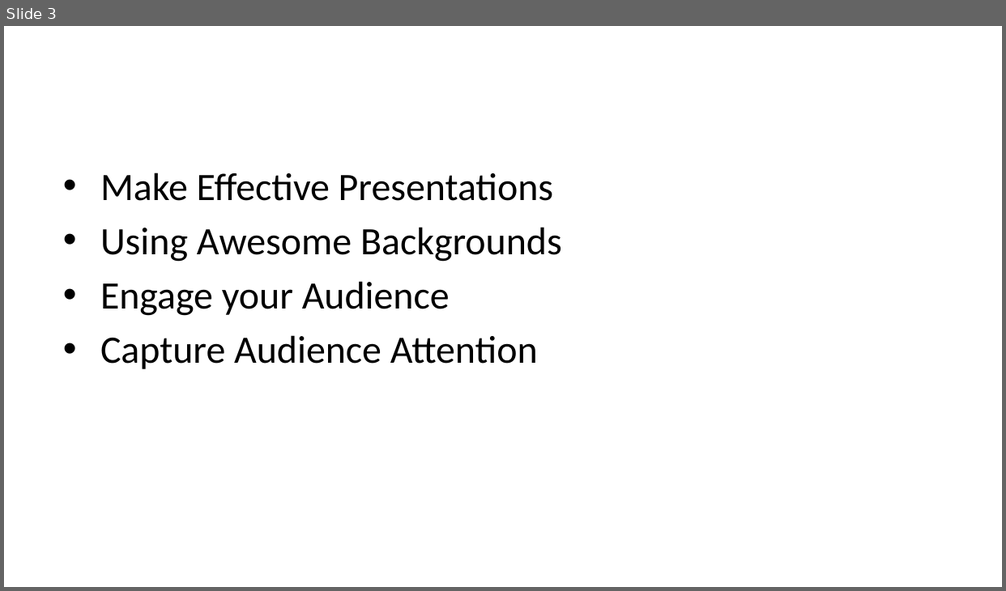
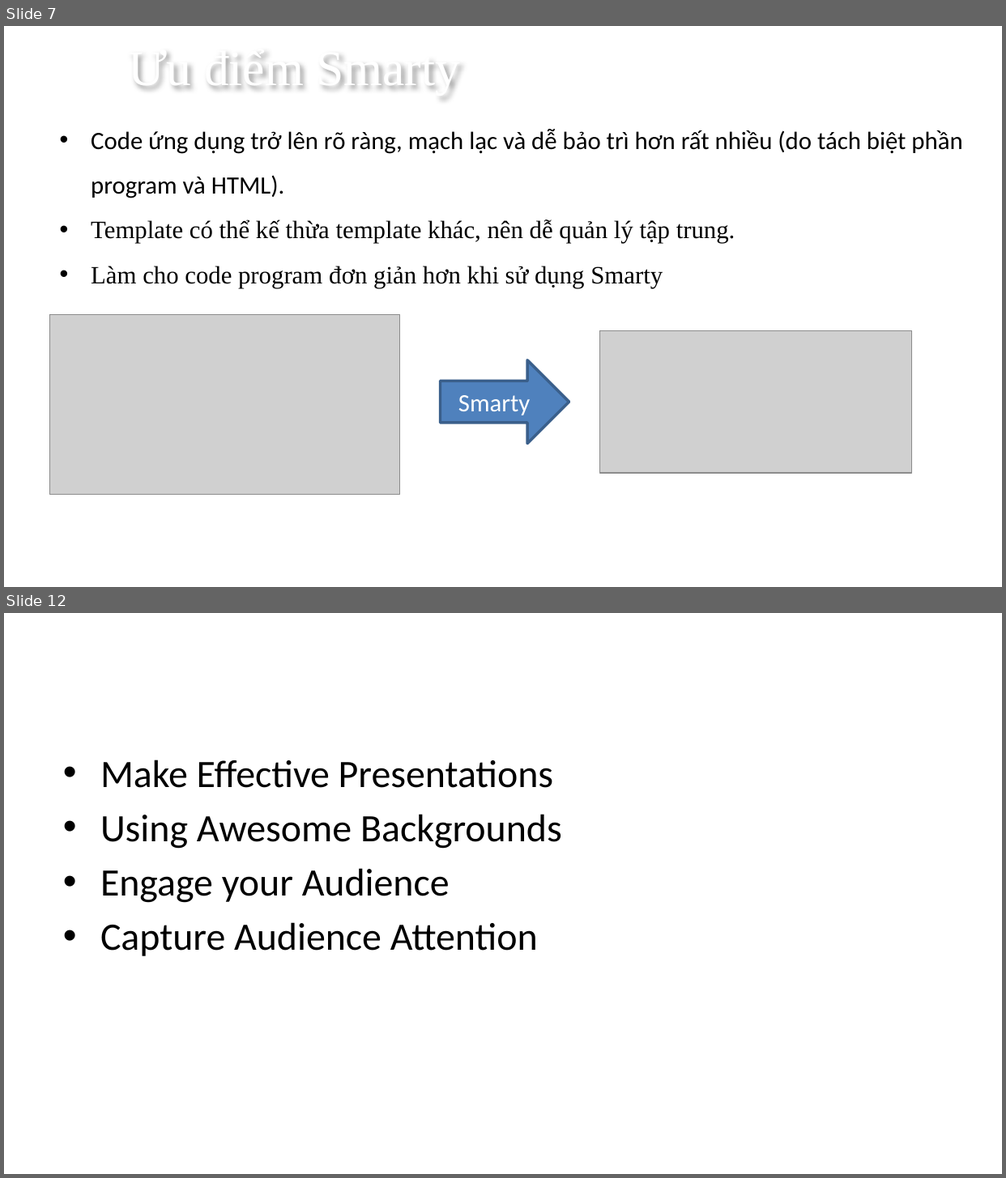
Before and after one commit to norihood/nihongo, a slide deck: PP dep/Mau_PowerPoint_Dep/smarty.pptx. Shown one above the other, each under a label of ours: slide 3 before the commit, slides 7 and 12 after it; the slides between them are not shown. The pictures are 1006x591 and 1006x1178 pixels, drawn with LibreOffice and Linux fonts; fonts in the diff are those of the drawing; grey boxes stand for pictures; background and template pictures are left out. Boxes give left, top, right and bottom in pixels: in the first picture for what was removed or moved away, otherwise in the second. Text is boxed around its words. In the diff, an @@ line names an element or a change of style, - is before the commit and + after.

```diff
--- a/PP dep/Mau_PowerPoint_Dep/smarty.pptx
+++ b/PP dep/Mau_PowerPoint_Dep/smarty.pptx
@@ slide 7 added at (4, 26, 1002, 587), background picture (left out) @@
@@ text added at (128, 54, 461, 89), 36 pt, text #FFFFFF @@
+Ưu điểm Smarty
@@ text added at (91, 129, 962, 288), 18 pt, text #000000 @@
+• Code ứng dụng trở lên rõ ràng, mạch lạc và dễ bảo trì hơn rất nhiều (do tách biệt phần program và HTML).
+• Template có thể kế thừa template khác, nên dễ quản lý tập trung.
+• Làm cho code program đơn giản hơn khi sử dụng Smarty
@@ picture added at (50, 314, 400, 494) @@
@@ picture added at (600, 331, 911, 473) @@
@@ right arrow added at (440, 361, 569, 444), fill #4F81BD, outline #3A5F8C 2 pt, 18 pt, text #FFFFFF @@
+Smarty
@@ what was slide 3 is now slide 12 @@
```
Also in this commit, not shown: 1 slide changed, 8 other slides added, 1 other file.
